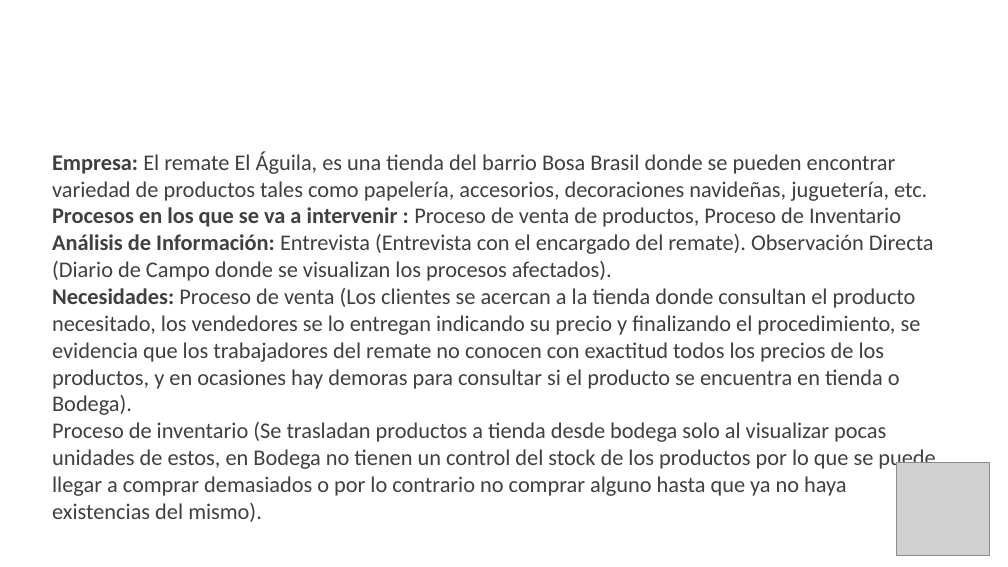
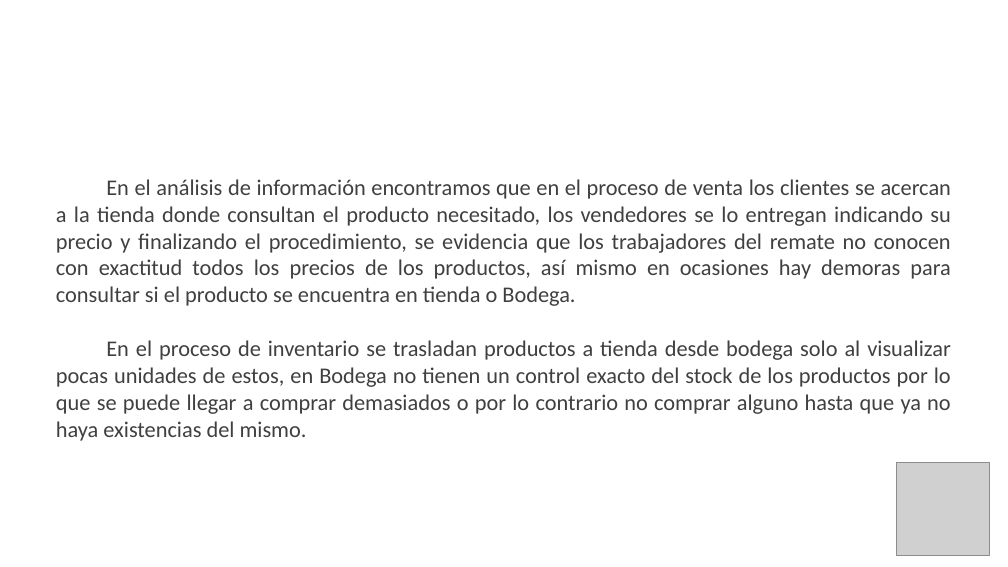
Before and after one commit to bsgaleano20/proyecto_tec_adsi, a slide deck: slide 6 of app/app_documentacion/1er_trim/1_1_1_presentacion_proyecto.pptx (slide 5 before the commit). Drawn at 1008x567 pixels with LibreOffice and Linux fonts; fonts in the diff are those of the drawing; grey boxes stand for pictures; background and template pictures are left out. Boxes give left, top, right and bottom in pixels: in the first picture for what was removed or moved away, otherwise in the second. Text is boxed around its words. In the diff, an @@ line names an element or a change of style, - is before the commit and + after.

Commit message:
Correcciónes realizadas por el profesor en diapositvias y diagramas de proceso

```diff
--- a/app/app_documentacion/1er_trim/1_1_1_presentacion_proyecto.pptx
+++ b/app/app_documentacion/1er_trim/1_1_1_presentacion_proyecto.pptx
@@ text at box(56, 179, 951, 441): text changed @@
-Empresa: El remate El Águila, es una tienda del barrio Bosa Brasil donde se pueden encontrar variedad de productos tales como papelería, accesorios, decoraciones navideñas, juguetería, etc.
-Procesos en los que se va a intervenir : Proceso de venta de productos, Proceso de Inventario
-Análisis de Información: Entrevista (Entrevista con el encargado del remate). Observación Directa (Diario de Campo donde se visualizan los procesos afectados).
-Necesidades: Proceso de venta (Los clientes se acercan a la tienda donde consultan el producto necesitado, los vendedores se lo entregan indicando su precio y finalizando el procedimiento, se evidencia que los trabajadores del remate no conocen con exactitud todos los precios de los productos, y en ocasiones hay demoras para consultar si el producto se encuentra en tienda o Bodega).
-Proceso de inventario (Se trasladan productos a tienda desde bodega solo al visualizar pocas unidades de estos, en Bodega no tienen un control del stock de los productos por lo que se puede llegar a comprar demasiados o por lo contrario no comprar alguno hasta que ya no haya existencias del mismo).
+En el análisis de información encontramos que en el proceso de venta los clientes se acercan a la tienda donde consultan el producto necesitado, los vendedores se lo entregan indicando su precio y finalizando el procedimiento, se evidencia que los trabajadores del remate no conocen con exactitud todos los precios de los productos, así mismo en ocasiones hay demoras para consultar si el producto se encuentra en tienda o Bodega.
+En el proceso de inventario se trasladan productos a tienda desde bodega solo al visualizar pocas unidades de estos, en Bodega no tienen un control exacto del stock de los productos por lo que se puede llegar a comprar demasiados o por lo contrario no comprar alguno hasta que ya no haya existencias del mismo.
```
Also in this commit, not shown: 6 other slides changed, 6 slides added, 3 slides removed, 8 other files.
